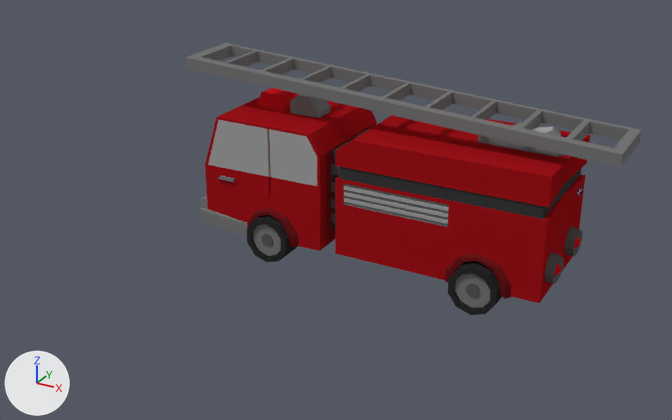
Renders of the Blender file all_art/New/Blenderfiles/firetruck.blend from each side of a commit.
Rendered twice from a 50 mm lens placed at (1.58, -3.72, 2.04), pointed at (-0.15, -0.57, 0.47). Lighting does not change. The marker at lower left points along +X, +Y and +Z.

Names of what the first picture shows: 'firetruck_mesh', 'ladder', 'lamps', 'tires_back', 'tires_front'.
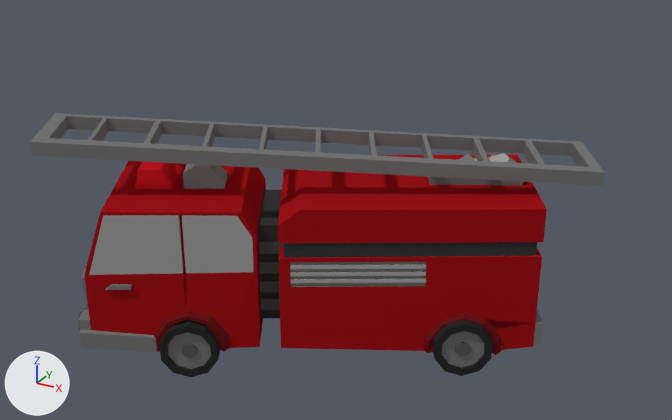
Pixel boxes (x1, y1, x2, y2) of what changed, in the pictures (672 x 420 px):
'firetruck_mesh', reshaped, moved, turned: before (199, 93, 590, 303); after (79, 144, 547, 355)
'ladder', moved, turned: before (186, 43, 641, 167); after (30, 113, 605, 186)
'tires_back', moved, turned: before (448, 261, 502, 315); after (433, 320, 493, 376)
'tires_front', moved, turned: before (247, 215, 298, 262); after (160, 320, 220, 377)
'lamps', reshaped, moved, turned: before (258, 88, 583, 284); after (78, 162, 178, 330)
part 1 of me_cube_001, built on: before (335, 179, 585, 303); after (278, 257, 544, 355)
part 2 of me_cube_004, deleted (black): before (545, 252, 564, 284)
part 3 of me_cube_004, deleted: before (565, 227, 583, 256)

The edits, one by one:
me_cube_004 has 464 vertices, 466 faces and spans x -5.07..5.9, y -3.27..-0.23, z -1.74..2.09.
me_cube_004 is used by ob_lamps; location (-0.26, 0.277, 0.4); scale (0.165, 0.165, 0.165).
me_cube_004 part 2: the loose piece of 114 vertices spanning x 5.33..5.9, y -3.11..-2.3, z -1.49..-0.73 is deleted.
me_cube_004 part 3: the loose piece of 114 vertices spanning x 5.33..5.9, y -1.3..-0.48, z -1.49..-0.73 is deleted.
me_cube_001 is used by ob_firetruck_mesh; location (0.206, -0.01, 0.391); scale (0.475, 0.286, 0.286).
me_cube_001 had 848 vertices, 778 faces and spanned x -2.69..0.99, y -1.1..1.1, z -1.08..1.47.
me_cube_001 now has 871 vertices, 795 faces, 2 loose edges and spans x -2.69..1.05, y -1.1..1.1, z -1.18..1.47.
Part 1, on me_cube_001:
10 vertices are removed from x 0.15..0.98, y -1.07..1.0, z -1.0..-0.48.
35 faces are deleted.
119 vertices in x 0.08..0.72, y -1.07..1.08, z -1.08..-0.42 move by (0.0, 0.0, -0.1).
11 vertices in x 0.13..0.67, y -1.07..1.08, z -1.03..-0.43 move by (0.0, 0.0, -0.09).
3 vertices in x -1.08, y -0.01..1.0, z -1.0 move by (0.0, 0.0, -0.04).
8 vertices move from x -1.08..0.98, y -1.07..0.0, z -1.03..-0.95 to x -1.08..0.98, y -1.08..0.0, z -1.11..-0.66.
28 vertices are added at x 0.15..1.05, y -1.08..1.0, z -1.1..-0.61.
5 new vertices lie (0.0, -0.99, 0.0) away from vertices in x -1.08..0.57, y -0.01..0.0, z -1.0..-0.48.
2 loose edges are added.
8 new faces join them, mat_redb (red #9e1319).
11 new faces join them, mat_doorhandle_color (grey #757575).
4 new faces join them, mat_connecting_color (black #383838).
28 new faces join them, mat_darker (dark red #68161a).
1 new face joins them, mat_shade (dark red #791a1e).
In object 'tires_back' (ob_tires_back), parent is now set to ob_firetruck_mesh.
In object 'tires_back' (ob_tires_back), matrix_parent_inverse is now set to Matrix(((2.104, 0.0, 0.0, -0.434), (0.0, 3.494, 0.0, 2.12), (0.0, 0.0, 3.494, -1.378), (0.0, 0.0, 0.0, 1.0))).
Object 'tires_back' (ob_tires_back) moves from (0.393, -0.0074, 0.136) to (0.393, -0.604, 0.14).
In object 'tires_front' (ob_tires_front), parent is now set to ob_firetruck_mesh.
In object 'tires_front' (ob_tires_front), matrix_parent_inverse is now set to Matrix(((2.104, 0.0, 0.0, -0.434), (0.0, 3.494, 0.0, 2.12), (0.0, 0.0, 3.494, -1.378), (0.0, 0.0, 0.0, 1.0))).
Object 'tires_front' (ob_tires_front) moves from (-0.653, -0.0074, 0.136) to (-0.653, -0.604, 0.14).
In object 'ladder' (ob_ladder), parent is now set to ob_firetruck_mesh.
In object 'ladder' (ob_ladder), matrix_parent_inverse is now set to Matrix(((2.104, 0.0, 0.0, -0.434), (0.0, 3.494, 0.0, 2.12), (0.0, 0.0, 3.494, -1.378), (0.0, 0.0, 0.0, 1.0))).
Object 'ladder' (ob_ladder) moves from (-0.149, 0.14, 0.836) to (-0.149, -0.457, 0.839).
In object 'lamps' (ob_lamps), parent is now set to ob_firetruck_mesh.
In object 'lamps' (ob_lamps), matrix_parent_inverse is now set to Matrix(((2.104, 0.0, 0.0, -0.434), (0.0, 3.494, 0.0, 2.12), (0.0, 0.0, 3.494, -1.378), (0.0, 0.0, 0.0, 1.0))).
Object 'lamps' (ob_lamps) moves from (-0.26, 0.277, 0.4) to (-0.26, -0.32, 0.403).
Object 'firetruck_mesh' (ob_firetruck_mesh) moves from (0.206, -0.01, 0.391) to (0.206, -0.607, 0.395).
Object 'firetruck_mesh' (ob_firetruck_mesh) turns from (0, 0, 0) to (0, 0, 29) degrees about x, y and z.
